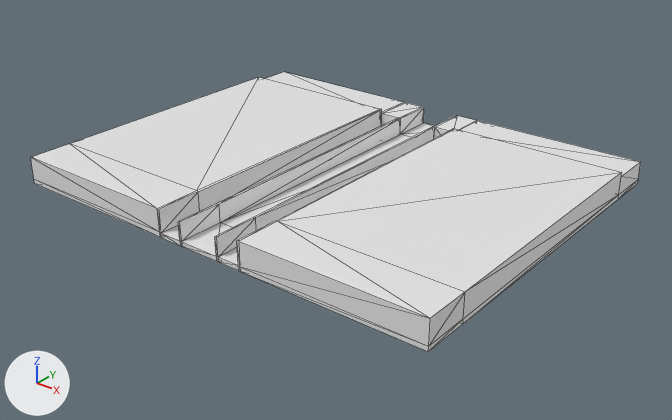
An edit to the glTF model assets/art/models/alley-2.glb, drawn before and after from the same camera.
Rendered twice from a 50 mm camera at (22.6, -28.3, 15.2) aimed at (0.5, -0.6, -2.0). Arrows for +X, +Y and +Z are at lower left; the lights stay in place. The older version comes first. Mesh edges are drawn as thin lines. Materials are left out; every surface is plain grey.

Before the edit, the objects in view are built like this:
```python
me_cube_004 = bpy.data.meshes.new('Cube.004')
me_cube_004.from_pydata(...)  # 124 vertices, 248 faces; spans x -10.0..10.0, y -8.0..8.0, z -1.1..0.1
me_cube_004.materials.append(mat_material)
ob_alley_col = bpy.data.objects.new('Alley-col', me_cube_004)
ob_alley_col.location = (0.0, 0.0, 0.0)
```
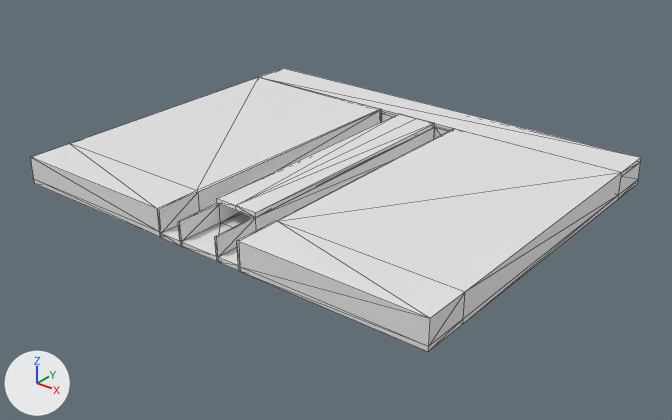
Location of each change, [x1, y1, x2, y2] in pixels of the pictures (672 x 420 px):
'Approach-col', added
    after: [260, 68, 641, 177]
'Lane-col', added
    after: [217, 114, 435, 218]

Edits to the bpy script that builds the scene:
```text
Add me_cube_001:
    me_cube_001.from_pydata(...)  # a box spanning x -10.0..10.0, y 6.0..8.0, z -0.1..0.1
Add me_cube:
    me_cube.from_pydata([(1.0, -6.0, -0.1), (1.0, -6.0, 0.1), (1.0, 6.0, -0.1), (1.0, 6.0, 0.1), (0.0, 6.0, -0.1), (0.0, 6.0, 0.1), (0.0, -6.0, -0.1), (0.0, -6.0, 0.1), (-1.0, -6.0, -0.1), (-1.0, -6.0, 0.1), (-1.0, 6.0, -0.1), (-1.0, 6.0, 0.1)], [], [(4, 5, 3), (4, 3, 2), (2, 3, 1), (2, 1, 0), (4, 2, 0), (4, 0, 6), (0, 1, 7), (0, 7, 6), (3, 5, 7), (3, 7, 1), (4, 10, 11), (4, 11, 5), (10, 8, 9), (10, 9, 11), (4, 6, 8), (4, 8, 10), (8, 6, 7), (8, 7, 9), (11, 9, 7), (11, 7, 5)])
Add ob_approach_col:
    ob_approach_col = bpy.data.objects.new('Approach-col', me_cube_001)
    ob_approach_col.location = (0.0, 0.0, 0.0)
Add ob_lane_col:
    ob_lane_col = bpy.data.objects.new('Lane-col', me_cube)
    ob_lane_col.location = (0.0, 0.0, 0.0)
```
